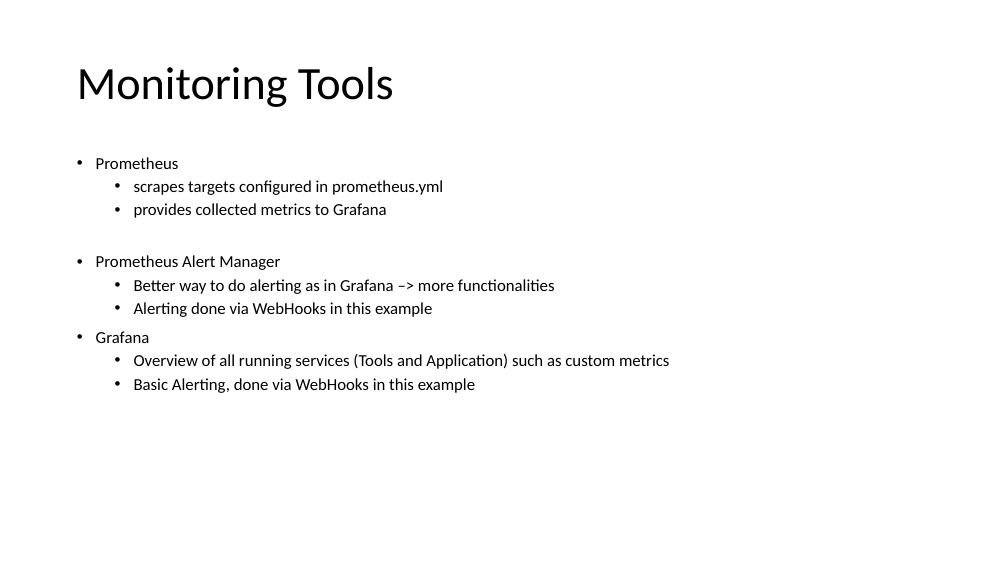
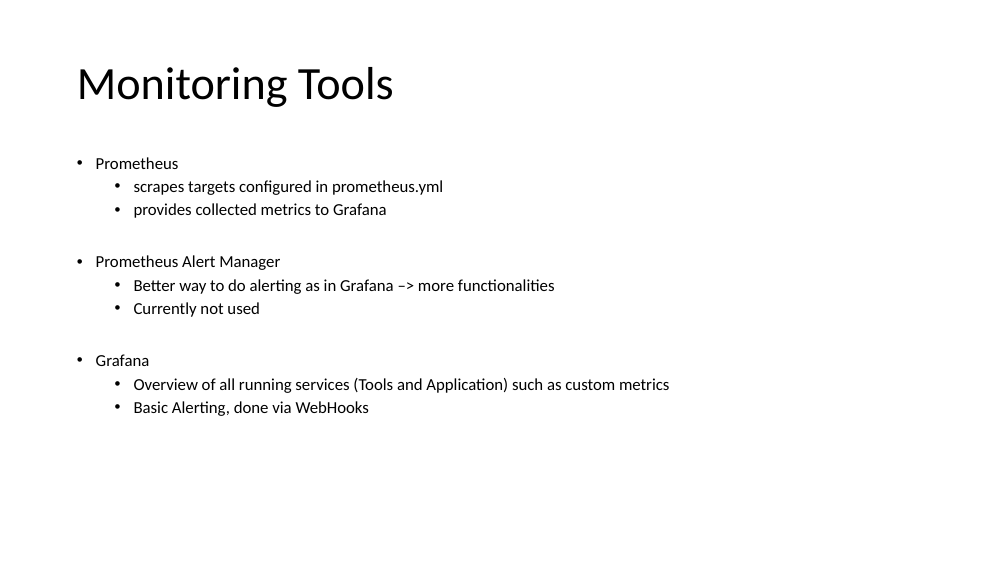
Before and after one commit to MarcelMYSchmitt/docker-playground, a slide deck: slide 5 of Play-Architektur.pptx (slide 6 before the commit). Drawn at 1008x567 pixels with LibreOffice and Linux fonts; fonts in the diff are those of the drawing. Boxes give left, top, right and bottom in pixels: in the first picture for what was removed or moved away, otherwise in the second. Text is boxed around its words. In the diff, an @@ line names an element or a change of style, - is before the commit and + after.

```diff
--- a/Play-Architektur.pptx
+++ b/Play-Architektur.pptx
@@ text at (134,302,259,317): text changed @@
-  • Alerting done via WebHooks in this example
+  • Currently not used
@@ text at (134,401,369,416): text changed @@
-  • Basic Alerting, done via WebHooks in this example
+  • Basic Alerting, done via WebHooks
```
Also in this commit, not shown: 3 other slides changed, 1 slide removed, 8 other files.
